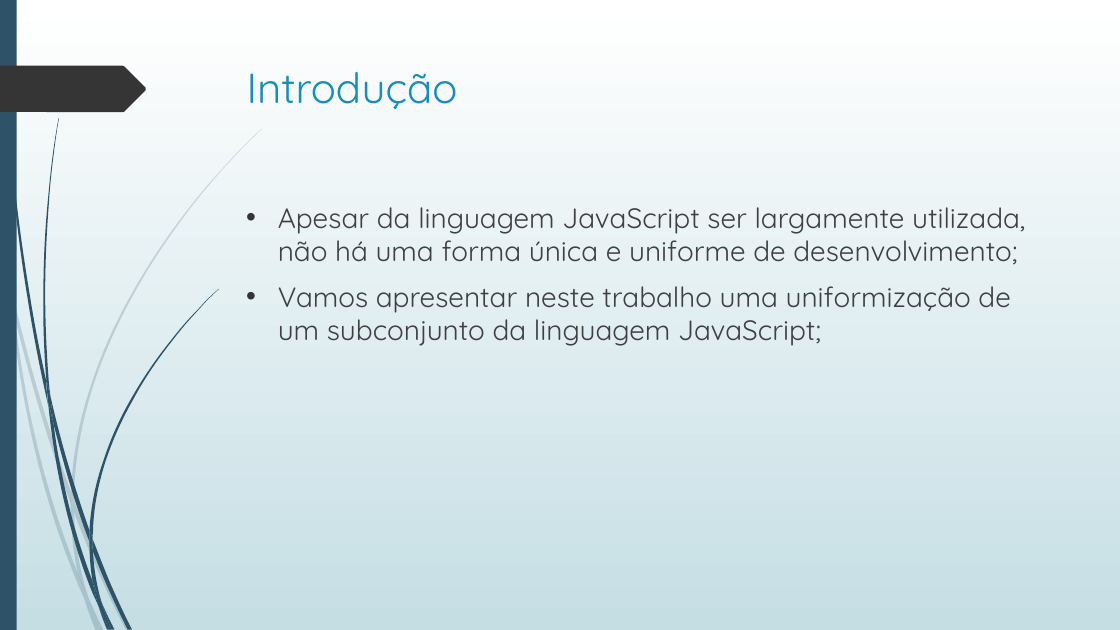
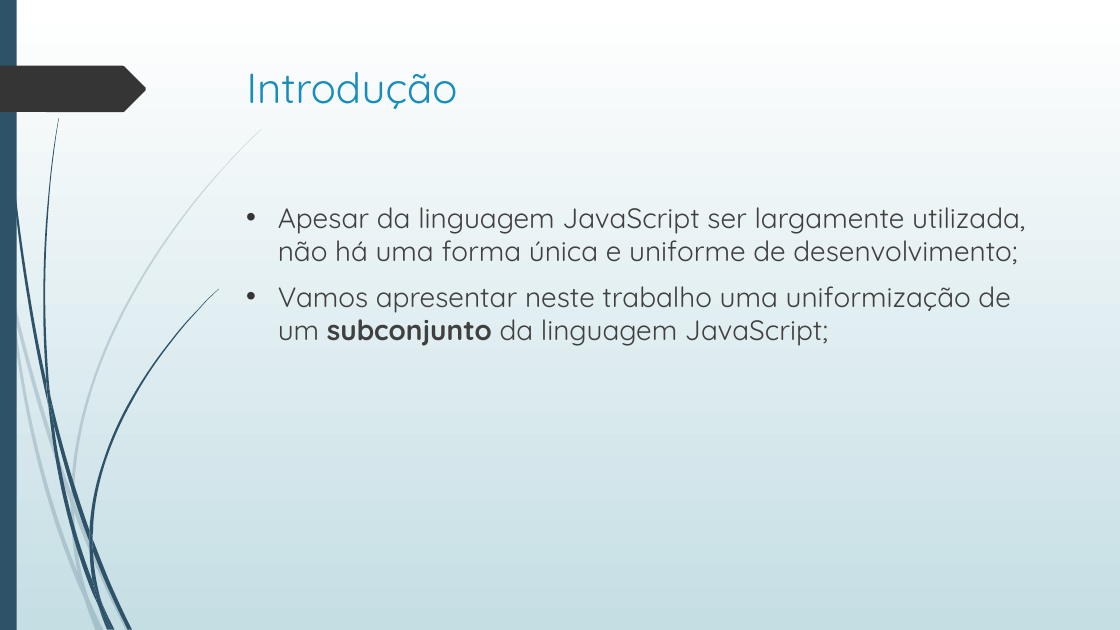
Before and after one commit to bbotelho3/webscript, a slide deck: slide 3 of docs/apresentacao_webscript.pptx. Drawn at 1120x630 pixels with LibreOffice and Linux fonts; fonts in the diff are those of the drawing. Boxes give left, top, right and bottom in pixels: in the first picture for what was removed or moved away, otherwise in the second. Text is boxed around its words. In the diff, an @@ line names an element or a change of style, - is before the commit and + after.

```diff
--- a/docs/apresentacao_webscript.pptx
+++ b/docs/apresentacao_webscript.pptx
@@ text at box(278, 286, 1010, 346): bold on in "subconjunto" @@
```
Also in this commit, not shown: 2 other slides changed, 1 slide added, 1 slide removed, 1 other file.
